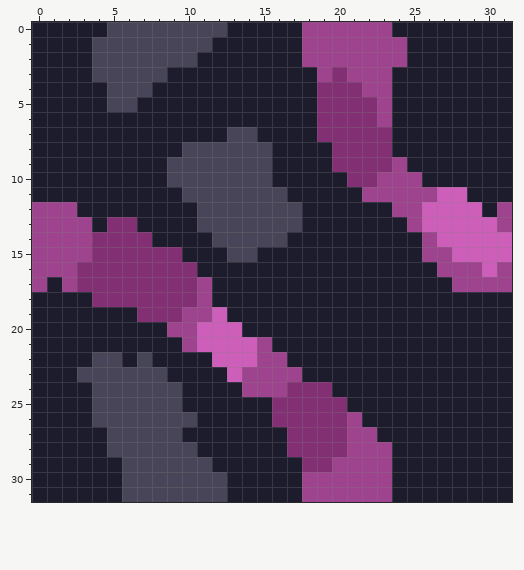
A pixel-art sprite gets an edit: assets/sprites/blocks/environment/Kallistea/eadstal-biome/fenspor-strands-floor5.png. The picture above is the old version.
The file is 32x32 pixels.
And afterwards:
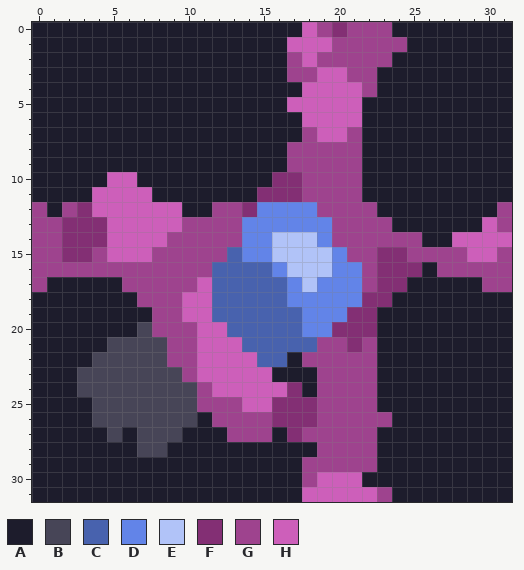
Palette (. is transparent): A #1d1c2c  B #474557  C #4862ae  D #6284e8  E #b1c3f8  F #832f74  G #9e438e  H #cd5fba
Commit: Maybe it;s gonna be fixed now? Fenspor-strands-floor
Edits made:
y 0: x 5..12 BBBBBBBB -> AAAAAAAA; x 18 G -> H; x 20 G -> F
y 1: x 4..11 BBBBBBBB -> AAAAAAAA; x 17..19 AGG -> HHH
y 2: x 4..10 BBBBBBB -> AAAAAAA; x 17..18 AG -> GH; x 24 G -> A
y 3: x 4..8 BBBBB -> AAAAA; x 17..20 AAGF -> GGHH; x 23 G -> A
y 4: x 5..7 BBB -> AAA; x 18..21 AFFF -> HHHH; x 23 G -> A
y 5: x 5..6 BB -> AA; x 17..23 AAFFFFG -> HHHHHAA
y 6: x 18..23 AFFFFG -> HHHHAA
y 7: x 13..14 BB -> AA; x 18..23 AFFFFF -> GHHGAA
y 8: x 10..15 BBBBBB -> AAAAAA; x 17..23 AAAFFFF -> GGGGGAA
y 9: x 9..15 BBBBBBB -> AAAAAAA; x 17..24 AAAFFFFG -> GGGGGAAA
y 10: x 5..6 AA -> HH; x 9..25 BBBBBBBAAAAAFFGGG -> AAAAAAAFFGGGGAAAA
y 11: x 4..7 AAAA -> HHHH; x 10..28 BBBBBBBAAAAAGGGGGHH -> AAAAAFFFGGGGAAAAAAA
y 12: x 1 G -> A; x 3..9 AAAAAAA -> FHHHHHH; x 11..22 BBBBBBBAAAAA -> AGGFDDDDGGGG; x 24..29 GGHHHH -> AAAAAA
y 13: x 2..23 GGAFFAAAABBBBBBBAAAAAA -> FFFHHHHHGGGGDDDDDDGGGG; x 25..29 GHHHH -> AAAAA
y 14: x 2..3 GG -> FF; x 5..27 FFFAAAABBBBBAAAAAAAAAGH -> HHHHGGGGGDDEEEDGGGGGGAA
y 15: x 2..25 GGFFFFFFAAABBAAAAAAAAAAA -> FFGHHHGGGGGCDDEEEEDGGFFG; x 28 H -> G; x 31 H -> G
y 16: x 3..25 FFFFFFFFAAAAAAAAAAAAAAA -> GGGGGGGGGCCCCDEEEDDGFFF; x 30 H -> G
y 17: x 2..24 GFFFFFFFFGAAAAAAAAAAAAA -> AAAAGGGGGHCCCCCDEDDDGFF; x 28..29 GG -> AA
y 18: x 4..23 FFFFFFFGAAAAAAAAAAAA -> AAAGGGHHCCCCCDDDDDFF
y 19: x 7..22 FFFGGHAAAAAAAAAA -> AGGHHCCCCCCDDDFF
y 20: x 7..8 AA -> BG; x 13..22 HAAAAAAAAA -> CCCCCDDFFF
y 21: x 5..9 AAAAA -> BBBBG; x 14..22 HGAAAAAAA -> CCCCCGGFG
y 22: x 6 A -> B; x 8..11 AAAA -> BGGH; x 15..16 GG -> CC; x 18..22 AAAAA -> GGGGG
y 23: x 9..12 AAAA -> BGHH; x 14..17 GGGG -> HHAA; x 19..22 AAAA -> GGGG
y 24: x 3 A -> B; x 10..16 AAAAGGG -> BGHHHHH; x 18..22 FFAAA -> AGGGG
y 25: x 10..15 AAAAAA -> BGGGHH; x 19..22 FFAA -> GGGG
y 26: x 12..15 AAAA -> GGGG; x 19..20 FF -> GG; x 22..23 AA -> GG
y 27: x 6 B -> A; x 13..15 AAA -> GGG; x 18..20 FFF -> GGG
y 28: x 5..6 BB -> AA; x 9..10 BB -> AA; x 17..20 FFFF -> AAGG; x 23 G -> A
y 29: x 6..11 BBBBBB -> AAAAAA; x 18..19 FF -> GG; x 23 G -> A
y 30: x 6..12 BBBBBBB -> AAAAAAA; x 19..23 GGGGG -> HHHAA
y 31: x 6..12 BBBBBBB -> AAAAAAA; x 18..22 GGGGG -> HHHHH
Changed places in both pictures, as pixel boxes (x1, y1, x2, y2):
changed: (47, 22, 512, 502)
